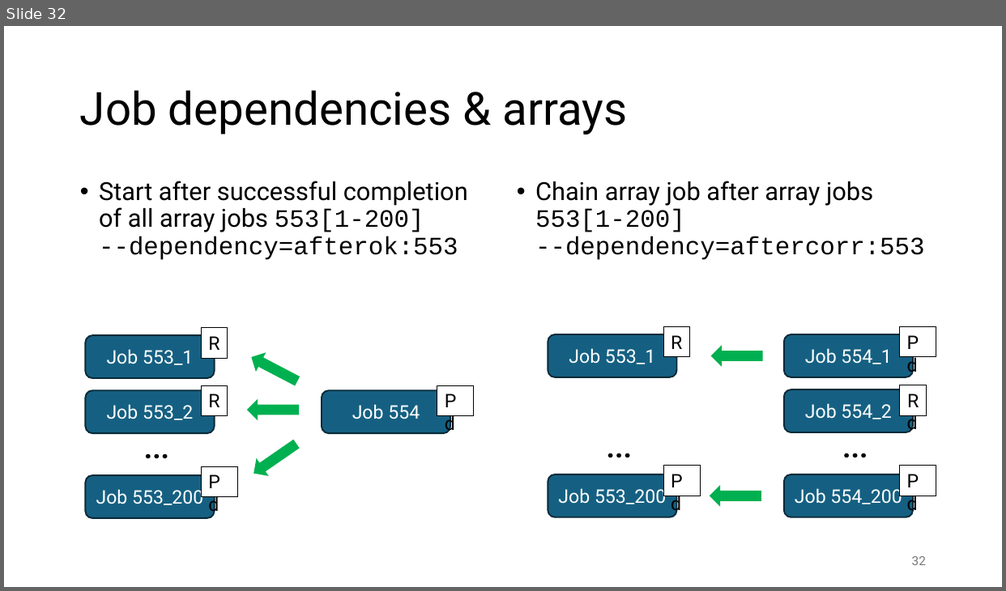
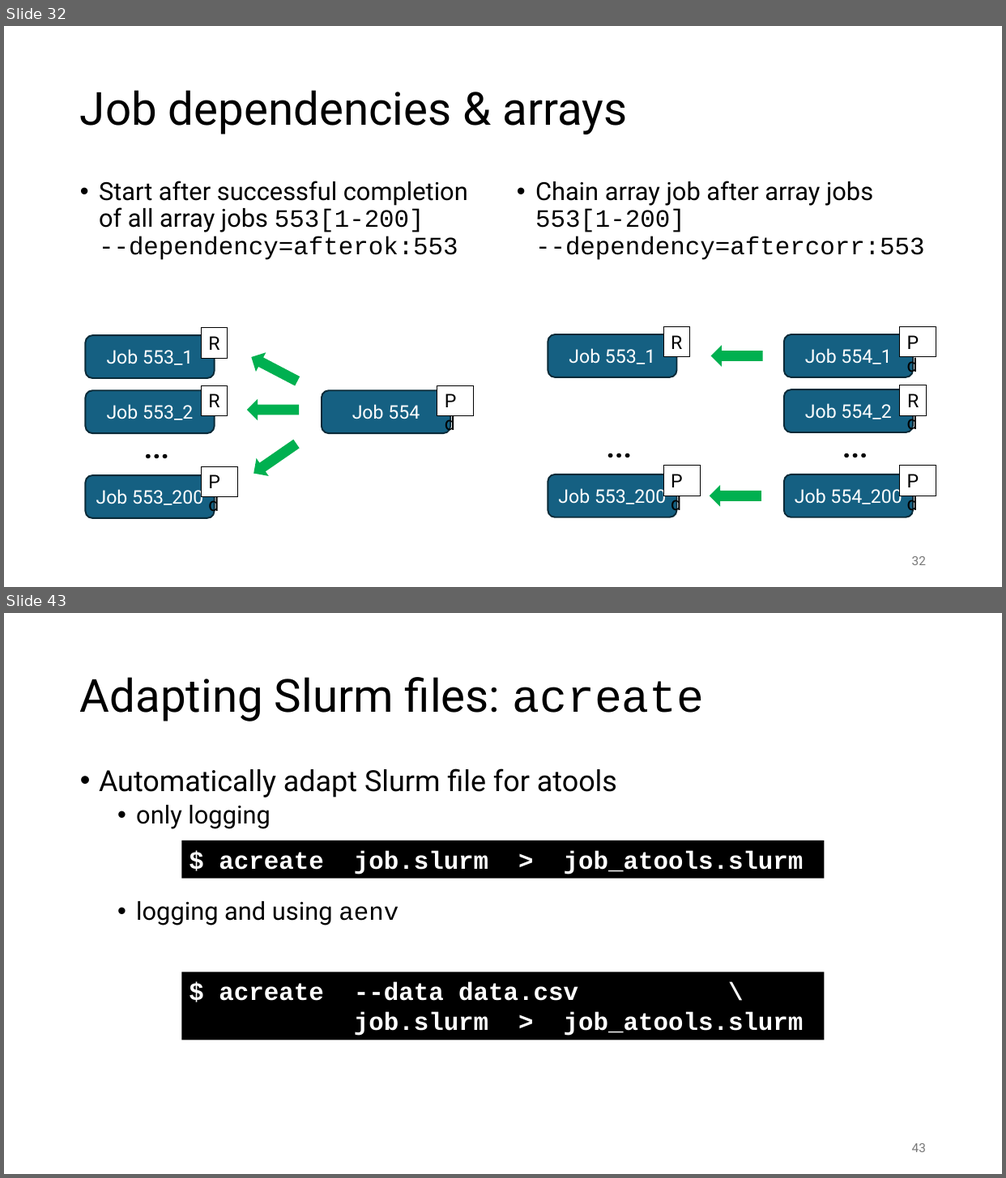
Before and after one commit to gjbex/Workflows-for-HPC, a slide deck: workflow_for_HPC.pptx. Shown one above the other, each under a label of ours: slide 32 before the commit, slides 32 and 43 after it; the slides between them are not shown. The pictures are 1006x591 and 1006x1178 pixels, drawn with LibreOffice and Linux fonts; fonts in the diff are those of the drawing. Boxes give left, top, right and bottom in pixels: in the first picture for what was removed or moved away, otherwise in the second. Text is boxed around its words. In the diff, an @@ line names an element or a change of style, - is before the commit and + after.

Commit message:
Added atools slides

```diff
--- a/workflow_for_HPC.pptx
+++ b/workflow_for_HPC.pptx
@@ slide 43 added at box(4, 613, 1002, 1174), background #FFFFFF @@
@@ title added at box(80, 677, 704, 722), 44 pt, text #000000 @@
+Adapting Slurm files: acreate
@@ text added at box(99, 769, 617, 926), 28 pt, text #000000 @@
+• Automatically adapt Slurm file for atools
+  • only logging
+  • logging and using aenv
@@ rectangle added at box(181, 841, 824, 878), fill #000000, 24 pt, text #FFFFFF, bold @@
+$ acreate job.slurm > job_atools.slurm
@@ rectangle added at box(181, 973, 824, 1041), fill #000000, 24 pt, text #FFFFFF, bold @@
+$ acreate --data data.csv \
+job.slurm > job_atools.slurm
@@ page number added at box(912, 1144, 926, 1152), 12 pt, text #797979 @@
+43
```
Also in this commit, not shown: 15 other slides added.
